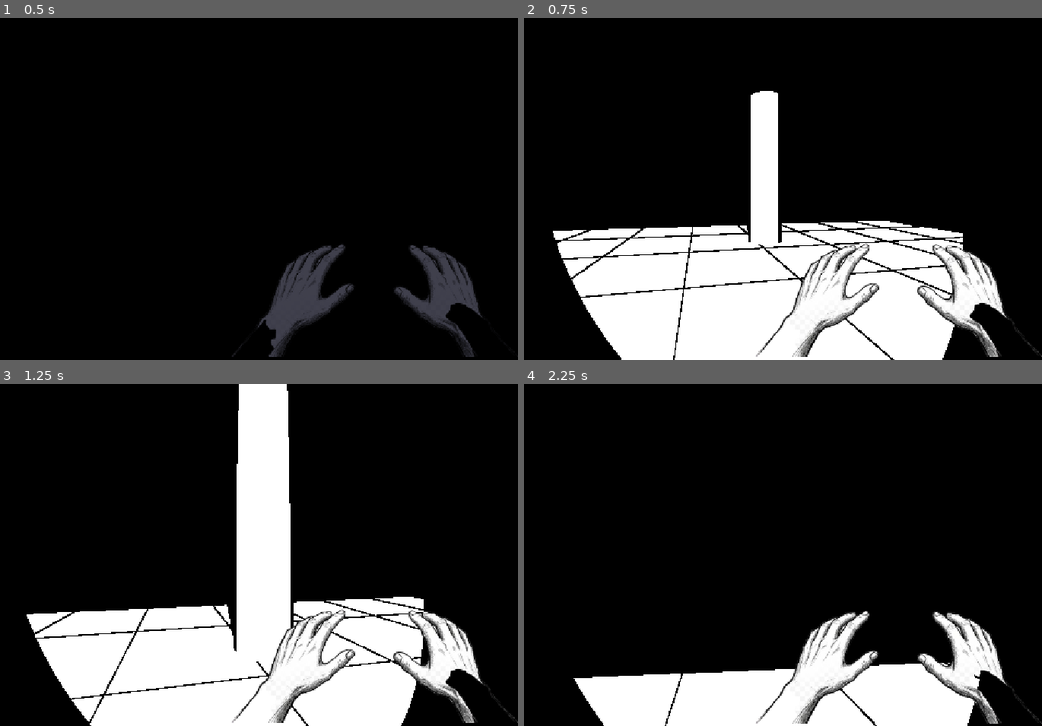
Above: before the commit, frames 1-4 (two rows, left to right).
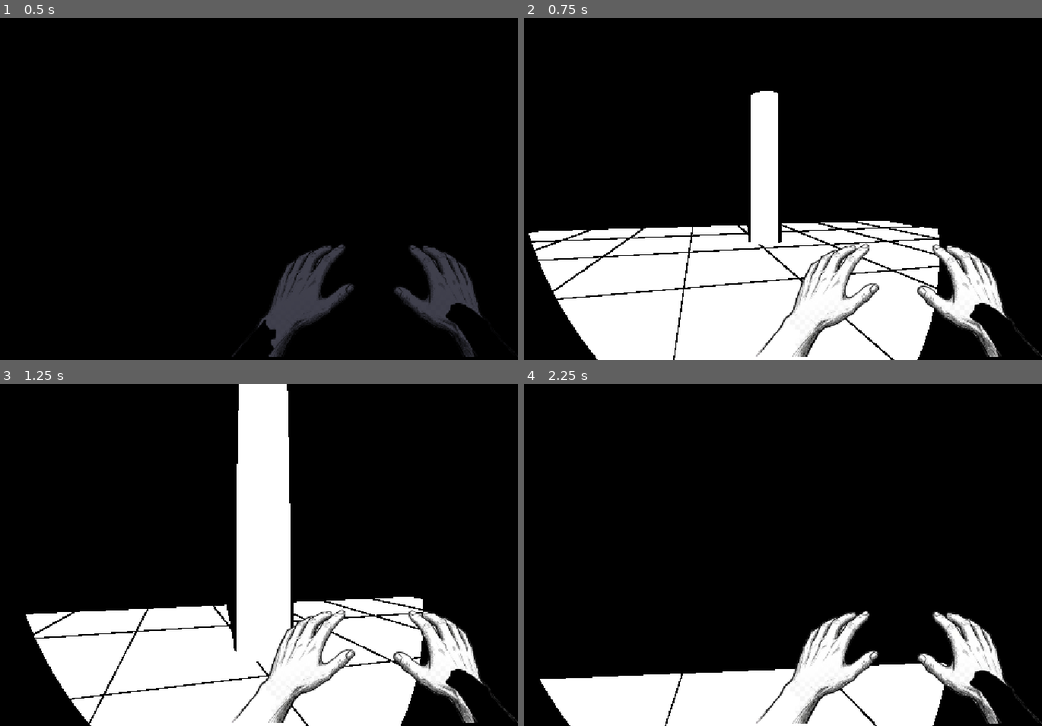
Above: after the commit, the same moments.

Repository: gpwid/gamejam-dinamik21-sparklestudios
Game: Godot game, scene res://scenes/level/test_world.tscn
The game is run twice, just before and just after one commit, with the same random seed, the same clock (stepped at 60 frames per second) and the same inputs.
Inputs (mouse positions are in pixels of both pictures, inside the frame that each line leads up to):
- Up to frame 1 (0.5 s): no input
- Up to frame 2 (0.75 s): tap Enter at 0.5 s; move the mouse to (772, 189) at 0.52 s; hold W (move_forward) from 0.53 s (still down); hold Shift (sprint) from 0.53 s (still down); click (772, 189) at 0.67 s
- Up to frame 3 (1.25 s): keep holding W (move_forward); keep holding Shift (sprint)
- Up to frame 4 (2.25 s): keep holding W (move_forward); move the mouse to (705, 555) at 1.27 s; release Shift (sprint) at 1.28 s; click (705, 555) at 1.35 s; tap Space at 2 s; move the mouse to (751, 548) at 2.02 s; hold Right mouse button (wall_tap) from 2.03 s (still down); click (751, 548) at 2.17 s

Frame 1 is identical in both runs. In frame 2, 2.7% of the frame differs, in the area x 0-85%, y 61-100%; in frame 3, 0.1%; in frame 4, 1.6%.

Commit message:
feat: implement player controller with locomotion, camera immersion, and echolocation mechanics

Diff:
--- a/scripts/characters/player.gd
+++ b/scripts/characters/player.gd
@@ -22,8 +22,8 @@
 
 # 2. Idle Breathing
 const BREATH_FREQUENCY: float = 0.35 # Frekuensi pernapasan 0.35 Hz
-const BREATH_AMPLITUDE_Y: float = 0.006
-const BREATH_AMPLITUDE_X: float = 0.003
+const BREATH_AMPLITUDE_Y: float = 0.01
+const BREATH_AMPLITUDE_X: float = 0.005
 
 # 3. Dynamic Sprint FOV
 const SPRINT_FOV: float = 80.0
@@ -39,7 +39,7 @@
 
 # 6. Flashlight Angular Inertia (Sway / Lag)
 const SWAY_AMOUNT: float = 0.0015
-const SWAY_MAX: float = 0.12 # Batas maksimal rotasi lag (~6.8 derajat)
+const SWAY_MAX: float = 0.15 # Batas maksimal rotasi lag (~8.6 derajat, clampf -0.15 sampai 0.15)
 const SWAY_RETURN_SPEED: float = 7.0
 const SWAY_SMOOTH_SPEED: float = 11.0
 
@@ -103,6 +103,7 @@
 var overheat_timer: float = 0.0
 var flicker_timer: float = 0.0
 var is_flicker_dark: bool = false
+var mouse_input_accumulator: Vector2 = Vector2.ZERO
 var sway_target: Vector3 = Vector3.ZERO
 
 # Camera & Immersion Dynamic Variables
@@ -176,9 +177,9 @@
 		head.rotate_x(-mouse_y * MOUSE_SENSITIVITY)
 		head.rotation.x = clamp(head.rotation.x, deg_to_rad(-80), deg_to_rad(80))
 
-		# Flashlight Angular Inertia (sway lag terarah)
-		sway_target.y = clamp(sway_target.y - mouse_x * SWAY_AMOUNT, -SWAY_MAX, SWAY_MAX)
-		sway_target.x = clamp(sway_target.x + mouse_y * SWAY_AMOUNT, -SWAY_MAX, SWAY_MAX)
+		# Akumulasikan input mouse untuk perhitungan sway
+		mouse_input_accumulator.x += mouse_x
+		mouse_input_accumulator.y += mouse_y
 
 	# 4. Toggle Flashlight
 	if event.is_action_pressed("toggle_flashlight") and not is_overheated:
@@ -241,7 +242,7 @@
 
 	var horizontal_speed: float = Vector2(velocity.x, velocity.z).length()
 	handle_camera_immersion(delta, input_dir, horizontal_speed)
-	handle_flashlight_sway(delta)
+	update_flashlight_sway(delta)
 	handle_flashlight_heat(delta)
 	handle_tap_wave(delta)
 
@@ -323,11 +324,31 @@
 		if landing_player.stream:
 			landing_player.play()
 
-func handle_flashlight_sway(delta: float) -> void:
-	# Pemulihan target sway ke titik tengah
+func update_flashlight_sway(delta: float) -> void:
+	# Hitung target sway bertanda positif terhadap mouse_input_accumulator:
+	# - Mouse ke Kanan (+x) -> target_sway_y > 0 (rotasi Y positif di Godot = hadap Kiri / tertinggal)
+	# - Mouse ke Kiri  (-x) -> target_sway_y < 0 (rotasi Y negatif di Godot = hadap Kanan / tertinggal)
+	# - Mouse ke Atas  (-y) -> target_sway_x < 0 (rotasi X negatif di Godot = hadap Bawah / tertinggal)
+	# - Mouse ke Bawah (+y) -> target_sway_x > 0 (rotasi X positif di Godot = hadap Atas / tertinggal)
+	var target_sway_y: float = clampf(mouse_input_accumulator.x * SWAY_AMOUNT, -SWAY_MAX, SWAY_MAX)
+	var target_sway_x: float = clampf(mouse_input_accumulator.y * SWAY_AMOUNT, -SWAY_MAX, SWAY_MAX)
+
+	# Akumulasikan ke sway_target dan batasi dengan clampf (-0.15 hingga 0.15)
+	sway_target.y = clampf(sway_target.y + target_sway_y, -SWAY_MAX, SWAY_MAX)
+	sway_target.x = clampf(sway_target.x + target_sway_x, -SWAY_MAX, SWAY_MAX)
+
+	# Reset accumulator setelah diproses
+	mouse_input_accumulator = Vector2.ZERO
+
+	# Pemulihan target sway ke titik tengah (0, 0, 0)
 	sway_target = sway_target.lerp(Vector3.ZERO, SWAY_RETURN_SPEED * delta)
+
 	# Interpolasi rotasi Spotlight3D mengikuti inersia gerakan pandangan
 	flashlight.rotation = flashlight.rotation.lerp(sway_target, SWAY_SMOOTH_SPEED * delta)
+
+# Alias fungsi untuk kompatibilitas
+func handle_flashlight_sway(delta: float) -> void:
+	update_flashlight_sway(delta)
 
 # ==============================================================================
 # SENTER HEAT & WARNING FLICKER
